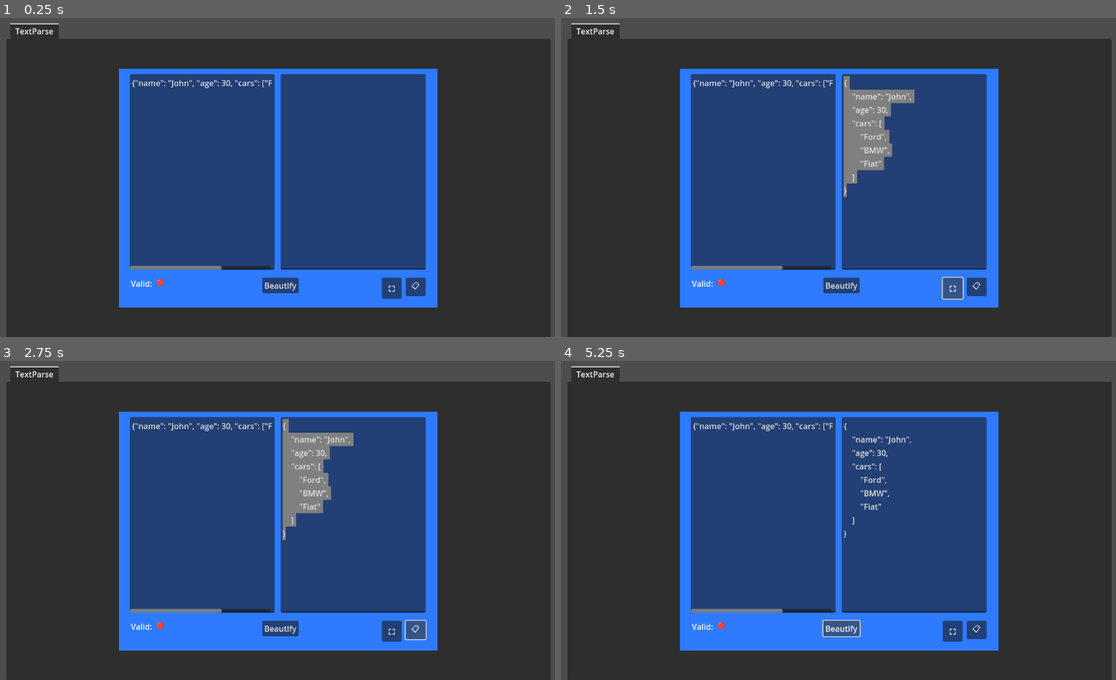
Above: before the commit, frames 1-4 (two rows, left to right).
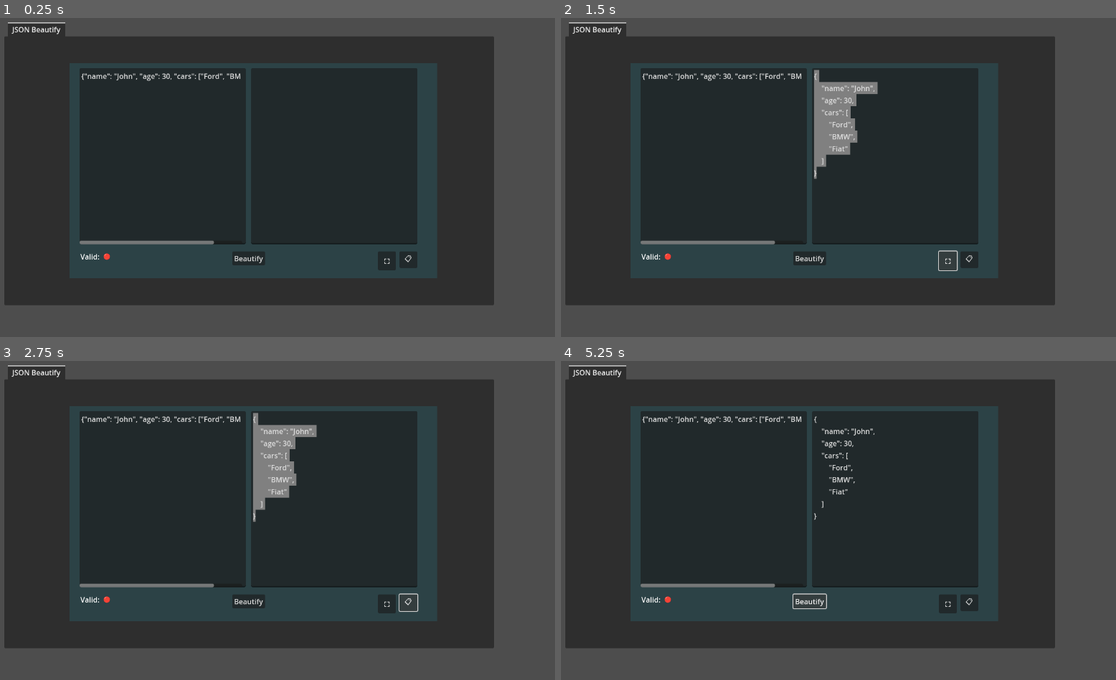
Above: after the commit, the same moments.

Repository: staticpo/webdevutils
Game: Godot game, scene res://app_window.tscn
Two runs of this game, one before a commit and one after it. Both use one fixed random seed, a clock stepped at 60 frames per second and the inputs below.
Inputs:
- Up to frame 1 (0.25 s): no input
- Up to frame 2 (1.5 s): click "Beautify" at 0.5 s; click "⛶" at 1.25 s
- Up to frame 3 (2.75 s): click "📋" at 2 s
- Up to frame 4 (5.25 s): click "Beautify" at 2.75 s; click "⛶" at 3.5 s; click "📋" at 4.25 s; click "Beautify" at 5 s

The runs differ from the first frame. In frame 1, 62% of the frame differs, in the area x 0-100%, y 1-100%; in frame 2, 62%; in frame 3, 62%; in frame 4, 62%.

Commit message:
screen size

Diff:
--- a/app_window.tscn
+++ b/app_window.tscn
@@ -13,5 +13,5 @@
 offset_bottom = 649.0
 size_flags_horizontal = 8
 
-[node name="TextParse" parent="TabContainer" instance=ExtResource("1_4ejs2")]
+[node name="JSON Beautify" parent="TabContainer" instance=ExtResource("1_4ejs2")]
 layout_mode = 2
--- a/project.godot
+++ b/project.godot
@@ -17,8 +17,11 @@
 
 [display]
 
+window/size/viewport_width=1280
+window/size/viewport_height=720
 window/stretch/mode="viewport"
 window/stretch/aspect="ignore"
+window/dpi/allow_hidpi=false
 
 [rendering]
 
--- a/scenes/TextParse.gd
+++ b/scenes/TextParse.gd
@@ -13,6 +13,9 @@
 
 # Beautifies a JSON string
 func beautify_json(json_string: String, indent_level: int = 4) -> String:
+	if json_string == "":
+		return ""
+
 	var error = json.parse(json_string)
 
 	if error != OK:
--- a/scenes/TextParse.tscn
+++ b/scenes/TextParse.tscn
@@ -14,22 +14,21 @@
 script = ExtResource("1_c06nc")
 
 [node name="Control" type="Control" parent="."]
-custom_minimum_size = Vector2(640, 480)
+custom_minimum_size = Vector2(800, 480)
 layout_mode = 2
 
 [node name="ColorRect" type="ColorRect" parent="Control"]
-custom_minimum_size = Vector2(640, 480)
 layout_mode = 0
-offset_right = 499.0
-offset_bottom = 344.0
-color = Color(0.180392, 0.482353, 1, 1)
+offset_right = 820.0
+offset_bottom = 480.0
+color = Color(0.152941, 0.572549, 0.654902, 0.196078)
 
 [node name="HSplitContainer" type="HSplitContainer" parent="Control"]
 custom_minimum_size = Vector2(440, 250)
 layout_mode = 2
 offset_left = 22.0
 offset_top = 11.0
-offset_right = 616.0
+offset_right = 776.0
 offset_bottom = 404.0
 
 [node name="Input" type="TextEdit" parent="Control/HSplitContainer"]
@@ -46,9 +45,9 @@
 [node name="ParseBtn" type="Button" parent="Control"]
 texture_filter = 1
 layout_mode = 2
-offset_left = 288.0
+offset_left = 363.0
 offset_top = 420.0
-offset_right = 361.0
+offset_right = 436.0
 offset_bottom = 451.0
 text = "Beautify"
 
@@ -56,9 +55,9 @@
 texture_filter = 1
 custom_minimum_size = Vector2(40, 2.08165e-12)
 layout_mode = 2
-offset_left = 528.0
+offset_left = 688.0
 offset_top = 420.0
-offset_right = 568.0
+offset_right = 728.0
 offset_bottom = 451.0
 tooltip_text = "Select All"
 text = "⛶"
@@ -66,9 +65,9 @@
 [node name="CopyBtn" type="Button" parent="Control"]
 custom_minimum_size = Vector2(40, 2.08165e-12)
 layout_mode = 2
-offset_left = 576.0
+offset_left = 736.0
 offset_top = 420.0
-offset_right = 616.0
+offset_right = 776.0
 offset_bottom = 451.0
 tooltip_text = "Copy"
 text = "📋"
@@ -87,9 +86,9 @@
 texture_filter = 1
 layout_mode = 2
 offset_left = 75.0
-offset_top = 422.0
+offset_top = 424.0
 offset_right = 93.0
-offset_bottom = 445.0
+offset_bottom = 447.0
 text = "🔴"
 
 [connection signal="text_changed" from="Control/HSplitContainer/Input" to="." method="_on_input_text_changed"]
--- a/scenes/test.tscn
+++ /dev/null
@@ -1,22 +0,0 @@
-[gd_scene load_steps=3 format=3 uid="uid://bs3polcxiy41c"]
-
-[ext_resource type="PackedScene" uid="uid://bhhybrsqt6p34" path="res://scenes/TextParse.tscn" id="1_ga0qr"]
-
-[sub_resource type="Theme" id="Theme_ttqat"]
-MarginContainer/constants/margin_bottom = 0
-MarginContainer/constants/margin_left = 40
-MarginContainer/constants/margin_right = 0
-MarginContainer/constants/margin_top = 0
-
-[node name="Test" type="PanelContainer"]
-offset_right = 852.0
-offset_bottom = 517.0
-pivot_offset = Vector2(2.08165e-12, 2.08165e-12)
-size_flags_horizontal = 4
-size_flags_vertical = 4
-theme = SubResource("Theme_ttqat")
-
-[node name="TextParse" parent="." instance=ExtResource("1_ga0qr")]
-layout_mode = 2
-size_flags_horizontal = 4
-size_flags_vertical = 4
